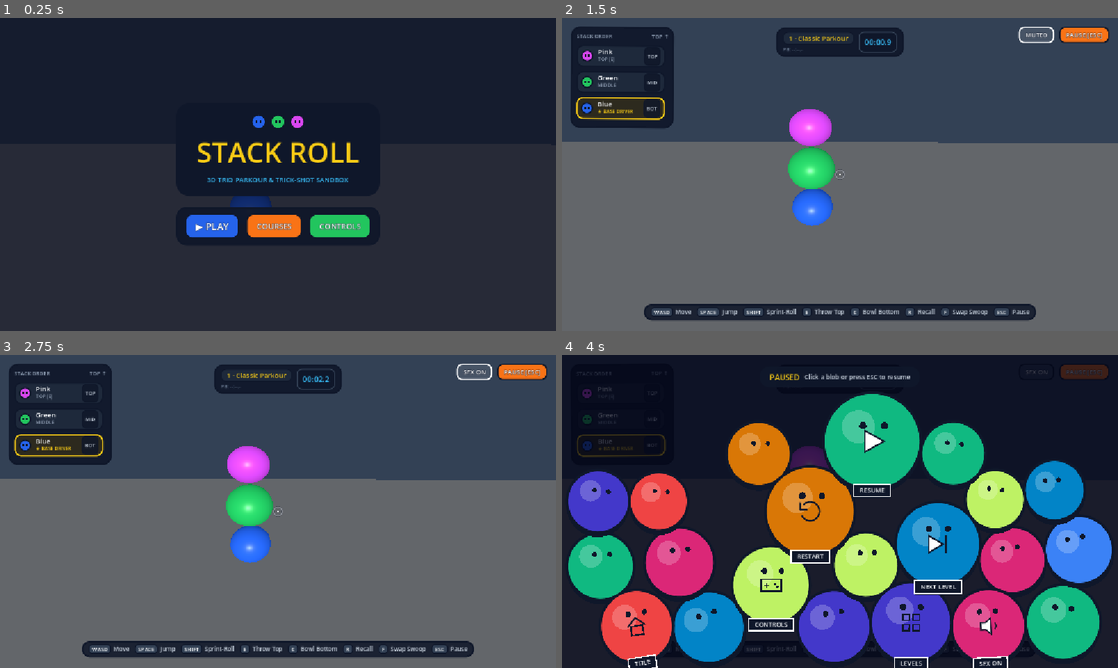
Above: before the commit, frames 1-4 (two rows, left to right).
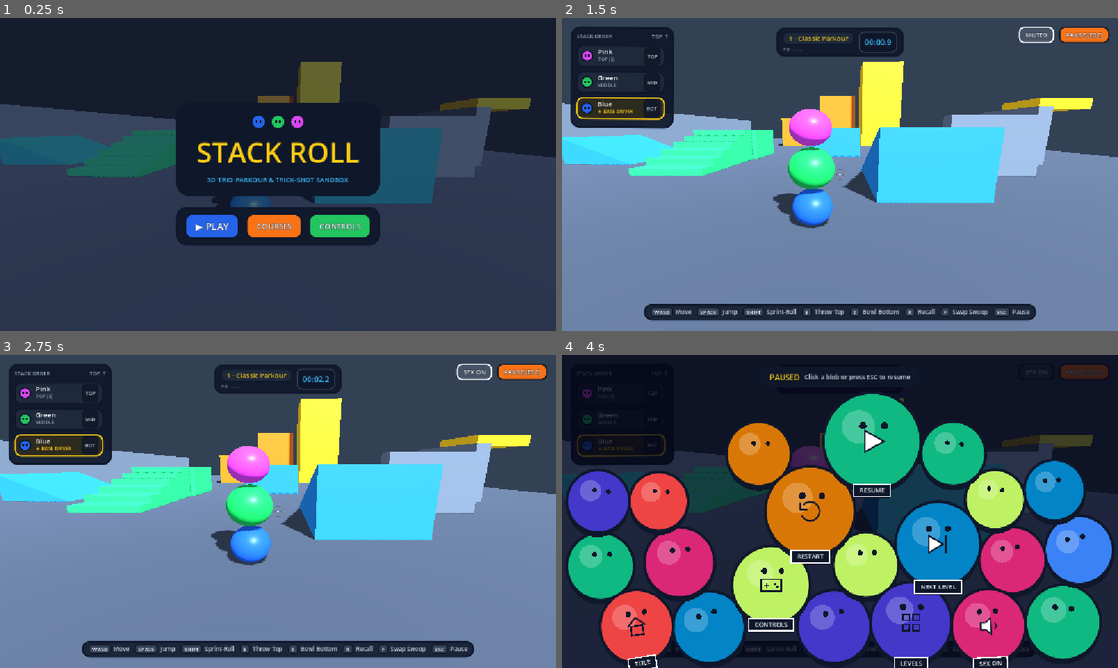
Above: after the commit, the same moments.

Repository: freeeked/godotgame
Game: Godot game, scene res://main.tscn
The game is run twice, just before and just after one commit, with the same random seed, the same clock (stepped at 60 frames per second) and the same inputs.
Inputs (mouse positions are in pixels of both pictures, inside the frame that each line leads up to):
- Up to frame 1 (0.25 s): no input
- Up to frame 2 (1.5 s): click "▶ PLAY" at 0.5 s; click "SFX ON" at 1.25 s
- Up to frame 3 (2.75 s): click "MUTED" at 2 s
- Up to frame 4 (4 s): click "PAUSE [ESC]" at 2.75 s; move the mouse to (962, 495) at 3.52 s; hold D (move_right) from 3.53 s (still down); hold Q (center_camera) from 3.53 s (still down); click (962, 495) at 3.67 s

The runs differ from the first frame. In frame 1, 25% of the frame differs, in the area x 0-100%, y 14-77%; in frame 2, 65%, in the area x 0-100%, y 13-100%; in frame 3, 65%; in frame 4, 5.3%.

Commit message:
add map

Diff:
--- a/main.tscn
+++ b/main.tscn
@@ -3,30 +3,205 @@
 [ext_resource type="Script" uid="uid://8wi1qs1f6e50" path="res://scripts/test_main.gd" id="1_0xm2m"]
 [ext_resource type="Script" uid="uid://dhtrm6jnaexc7" path="res://scripts/player_stack.gd" id="1_ig7tw"]
 
-[sub_resource type="BoxMesh" id="BoxMesh_nay18"]
-size = Vector3(9.129486, 1, 1.6502686)
-
-[sub_resource type="BoxShape3D" id="BoxShape3D_floor"]
-size = Vector3(9.129486, 1, 1.6502686)
+[sub_resource type="StandardMaterial3D" id="StandardMaterial3D_floor"]
+albedo_color = Color(0.24, 0.29, 0.37, 1)
+roughness = 0.85
+
+[sub_resource type="StandardMaterial3D" id="StandardMaterial3D_wall"]
+albedo_color = Color(0.39, 0.46, 0.55, 1)
+roughness = 0.75
+
+[sub_resource type="StandardMaterial3D" id="StandardMaterial3D_ramp"]
+albedo_color = Color(0.15, 0.52, 0.88, 1)
+roughness = 0.6
+
+[sub_resource type="StandardMaterial3D" id="StandardMaterial3D_stairs"]
+albedo_color = Color(0.16, 0.68, 0.45, 1)
+roughness = 0.65
+
+[sub_resource type="StandardMaterial3D" id="StandardMaterial3D_high"]
+albedo_color = Color(0.92, 0.48, 0.14, 1)
+roughness = 0.55
+
+[sub_resource type="StandardMaterial3D" id="StandardMaterial3D_gold"]
+albedo_color = Color(0.96, 0.78, 0.15, 1)
+roughness = 0.45
 
 [node name="Main" type="Node3D" unique_id=276455839]
 script = ExtResource("1_0xm2m")
 
 [node name="DirectionalLight3D" type="DirectionalLight3D" parent="." unique_id=1135668851]
-transform = Transform3D(1, 0, 0, 0, 1, 0, 0, 0, 1, 1.2930784, 5.455948, 0)
-
-[node name="Camera3D" type="Camera3D" parent="DirectionalLight3D" unique_id=1936611379]
-transform = Transform3D(1, 0, 0, 0, 0.6187748, 0.7855685, 0, -0.7855685, 0.6187748, 0, 5, 11)
+transform = Transform3D(0.866025, -0.353553, 0.353553, 0, 0.707107, 0.707107, -0.5, -0.612372, 0.612372, 8, 18, 12)
+light_energy = 1.25
+shadow_enabled = true
+
+[node name="Camera3D" type="Camera3D" parent="." unique_id=1936611379]
+transform = Transform3D(1, 0, 0, 0, 0.866025, 0.5, 0, -0.5, 0.866025, 0, 5, 11)
 
 [node name="PlayerStack" type="Node3D" parent="." unique_id=390215416]
 script = ExtResource("1_ig7tw")
 
-[node name="TestFloor" type="StaticBody3D" parent="." unique_id=897125917]
-
-[node name="MeshInstance3D" type="MeshInstance3D" parent="TestFloor" unique_id=106948784]
-transform = Transform3D(19.509756, 0, 0, 0, 1.2098289, 0, 0, 0, 60.405067, -19.59935, -1, 4.80576)
-mesh = SubResource("BoxMesh_nay18")
-
-[node name="CollisionShape3D" type="CollisionShape3D" parent="TestFloor" unique_id=62997427]
-transform = Transform3D(19.509756, 0, 0, 0, 1.2098289, 0, 0, 0, 60.405067, -19.59935, -1, 4.80576)
-shape = SubResource("BoxShape3D_floor")
+[node name="TestGym" type="Node3D" parent="."]
+
+[node name="MainFloor" type="CSGBox3D" parent="TestGym"]
+transform = Transform3D(1, 0, 0, 0, 1, 0, 0, 0, 1, 0, -0.5, -22)
+use_collision = true
+size = Vector3(64, 1, 96)
+material = SubResource("StandardMaterial3D_floor")
+
+[node name="PerimeterWalls" type="Node3D" parent="TestGym"]
+
+[node name="BackWall" type="CSGBox3D" parent="TestGym/PerimeterWalls"]
+transform = Transform3D(1, 0, 0, 0, 1, 0, 0, 0, 1, 0, 2.5, 25.5)
+use_collision = true
+size = Vector3(64, 5, 1)
+material = SubResource("StandardMaterial3D_wall")
+
+[node name="LeftReboundWall" type="CSGBox3D" parent="TestGym/PerimeterWalls"]
+transform = Transform3D(1, 0, 0, 0, 1, 0, 0, 0, 1, -31.5, 3, -22)
+use_collision = true
+size = Vector3(1, 6, 96)
+material = SubResource("StandardMaterial3D_wall")
+
+[node name="LaunchRamps" type="Node3D" parent="TestGym"]
+
+[node name="CenterLaunchRamp" type="CSGPolygon3D" parent="TestGym/LaunchRamps"]
+transform = Transform3D(-4.37114e-08, 0, -1, 0, 1, 0, 1, 0, -4.37114e-08, 2.5, 0, -10)
+use_collision = true
+polygon = PackedVector2Array(0, 0, 8, 0, 8, 3.2)
+depth = 5.0
+material = SubResource("StandardMaterial3D_ramp")
+
+[node name="CenterRampDeck" type="CSGBox3D" parent="TestGym/LaunchRamps"]
+transform = Transform3D(1, 0, 0, 0, 1, 0, 0, 0, 1, 0, 1.6, -21)
+use_collision = true
+size = Vector3(6, 3.2, 6)
+material = SubResource("StandardMaterial3D_ramp")
+
+[node name="BowlingBankRamp" type="CSGPolygon3D" parent="TestGym/LaunchRamps"]
+transform = Transform3D(1, 0, 0, 0, 1, 0, 0, 0, 1, -24, 0, -12)
+use_collision = true
+polygon = PackedVector2Array(0, 0, 6, 0, 0, 2.4)
+depth = 8.0
+material = SubResource("StandardMaterial3D_ramp")
+
+[node name="StaircaseZone" type="Node3D" parent="TestGym"]
+transform = Transform3D(1, 0, 0, 0, 1, 0, 0, 0, 1, -11, 0, -8)
+
+[node name="Step1" type="CSGBox3D" parent="TestGym/StaircaseZone"]
+transform = Transform3D(1, 0, 0, 0, 1, 0, 0, 0, 1, 0, 0.25, 0)
+use_collision = true
+size = Vector3(5, 0.5, 1.4)
+material = SubResource("StandardMaterial3D_stairs")
+
+[node name="Step2" type="CSGBox3D" parent="TestGym/StaircaseZone"]
+transform = Transform3D(1, 0, 0, 0, 1, 0, 0, 0, 1, 0, 0.5, -1.4)
+use_collision = true
+size = Vector3(5, 1.0, 1.4)
+material = SubResource("StandardMaterial3D_stairs")
+
+[node name="Step3" type="CSGBox3D" parent="TestGym/StaircaseZone"]
+transform = Transform3D(1, 0, 0, 0, 1, 0, 0, 0, 1, 0, 0.75, -2.8)
+use_collision = true
+size = Vector3(5, 1.5, 1.4)
+material = SubResource("StandardMaterial3D_stairs")
+
+[node name="Step4" type="CSGBox3D" parent="TestGym/StaircaseZone"]
+transform = Transform3D(1, 0, 0, 0, 1, 0, 0, 0, 1, 0, 1.0, -4.2)
+use_collision = true
+size = Vector3(5, 2.0, 1.4)
+material = SubResource("StandardMaterial3D_stairs")
+
+[node name="Step5" type="CSGBox3D" parent="TestGym/StaircaseZone"]
+transform = Transform3D(1, 0, 0, 0, 1, 0, 0, 0, 1, 0, 1.25, -5.6)
+use_collision = true
+size = Vector3(5, 2.5, 1.4)
+material = SubResource("StandardMaterial3D_stairs")
+
+[node name="Step6" type="CSGBox3D" parent="TestGym/StaircaseZone"]
+transform = Transform3D(1, 0, 0, 0, 1, 0, 0, 0, 1, 0, 1.5, -7.0)
+use_collision = true
+size = Vector3(5, 3.0, 1.4)
+material = SubResource("StandardMaterial3D_stairs")
+
+[node name="StairLanding" type="CSGBox3D" parent="TestGym/StaircaseZone"]
+transform = Transform3D(1, 0, 0, 0, 1, 0, 0, 0, 1, 0, 1.5, -10.5)
+use_collision = true
+size = Vector3(6, 3.0, 5.6)
+material = SubResource("StandardMaterial3D_stairs")
+
+[node name="SprintRollTunnel" type="Node3D" parent="TestGym"]
+transform = Transform3D(1, 0, 0, 0, 1, 0, 0, 0, 1, -21, 0, 5)
+
+[node name="TunnelLeftWall" type="CSGBox3D" parent="TestGym/SprintRollTunnel"]
+transform = Transform3D(1, 0, 0, 0, 1, 0, 0, 0, 1, -2.5, 1.5, 0)
+use_collision = true
+size = Vector3(1, 3.0, 12)
+material = SubResource("StandardMaterial3D_wall")
+
+[node name="TunnelRightWall" type="CSGBox3D" parent="TestGym/SprintRollTunnel"]
+transform = Transform3D(1, 0, 0, 0, 1, 0, 0, 0, 1, 2.5, 1.5, 0)
+use_collision = true
+size = Vector3(1, 3.0, 12)
+material = SubResource("StandardMaterial3D_wall")
+
+[node name="TunnelLowCeiling" type="CSGBox3D" parent="TestGym/SprintRollTunnel"]
+transform = Transform3D(1, 0, 0, 0, 1, 0, 0, 0, 1, 0, 2.25, 0)
+use_collision = true
+size = Vector3(6, 1.5, 12)
+material = SubResource("StandardMaterial3D_high")
+
+[node name="VerticalSwoopTower" type="Node3D" parent="TestGym"]
+transform = Transform3D(1, 0, 0, 0, 1, 0, 0, 0, 1, 0, 0, -36)
+
+[node name="Tier1Ledge" type="CSGBox3D" parent="TestGym/VerticalSwoopTower"]
+transform = Transform3D(1, 0, 0, 0, 1, 0, 0, 0, 1, -7, 2.5, 0)
+use_collision = true
+size = Vector3(6, 5.0, 6)
+material = SubResource("StandardMaterial3D_high")
+
+[node name="Tier2Ledge" type="CSGBox3D" parent="TestGym/VerticalSwoopTower"]
+transform = Transform3D(1, 0, 0, 0, 1, 0, 0, 0, 1, 0, 4.75, -5)
+use_collision = true
+size = Vector3(7, 9.5, 7)
+material = SubResource("StandardMaterial3D_high")
+
+[node name="Tier3Summit" type="CSGBox3D" parent="TestGym/VerticalSwoopTower"]
+transform = Transform3D(1, 0, 0, 0, 1, 0, 0, 0, 1, 8, 7.25, -1)
+use_collision = true
+size = Vector3(7, 14.5, 7)
+material = SubResource("StandardMaterial3D_gold")
+
+[node name="CoverWalls" type="Node3D" parent="TestGym"]
+
+[node name="SlalomWallA" type="CSGBox3D" parent="TestGym/CoverWalls"]
+transform = Transform3D(1, 0, 0, 0, 1, 0, 0, 0, 1, 11, 2.0, -8)
+use_collision = true
+size = Vector3(6, 4.0, 1.2)
+material = SubResource("StandardMaterial3D_wall")
+
+[node name="SlalomWallB" type="CSGBox3D" parent="TestGym/CoverWalls"]
+transform = Transform3D(1, 0, 0, 0, 1, 0, 0, 0, 1, 18, 2.5, -16)
+use_collision = true
+size = Vector3(1.2, 5.0, 8)
+material = SubResource("StandardMaterial3D_wall")
+
+[node name="AerialComboIslands" type="Node3D" parent="TestGym"]
+
+[node name="Island1" type="CSGBox3D" parent="TestGym/AerialComboIslands"]
+transform = Transform3D(1, 0, 0, 0, 1, 0, 0, 0, 1, 42, 1.5, -10)
+use_collision = true
+size = Vector3(8, 2.0, 8)
+material = SubResource("StandardMaterial3D_ramp")
+
+[node name="Island2" type="CSGBox3D" parent="TestGym/AerialComboIslands"]
+transform = Transform3D(1, 0, 0, 0, 1, 0, 0, 0, 1, 58, 4.5, -24)
+use_collision = true
+size = Vector3(8, 2.0, 8)
+material = SubResource("StandardMaterial3D_high")
+
+[node name="Island3Goal" type="CSGBox3D" parent="TestGym/AerialComboIslands"]
+transform = Transform3D(1, 0, 0, 0, 1, 0, 0, 0, 1, 44, 8.0, -42)
+use_collision = true
+size = Vector3(10, 2.0, 10)
+material = SubResource("StandardMaterial3D_gold")
